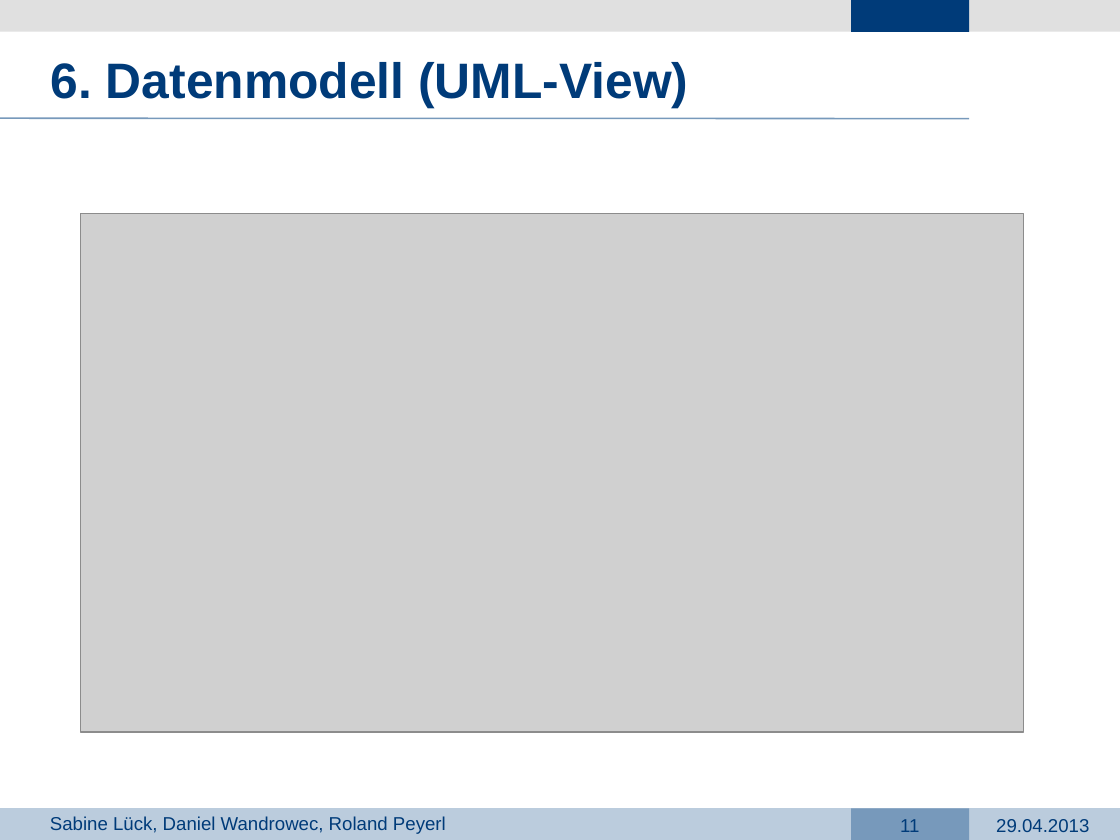
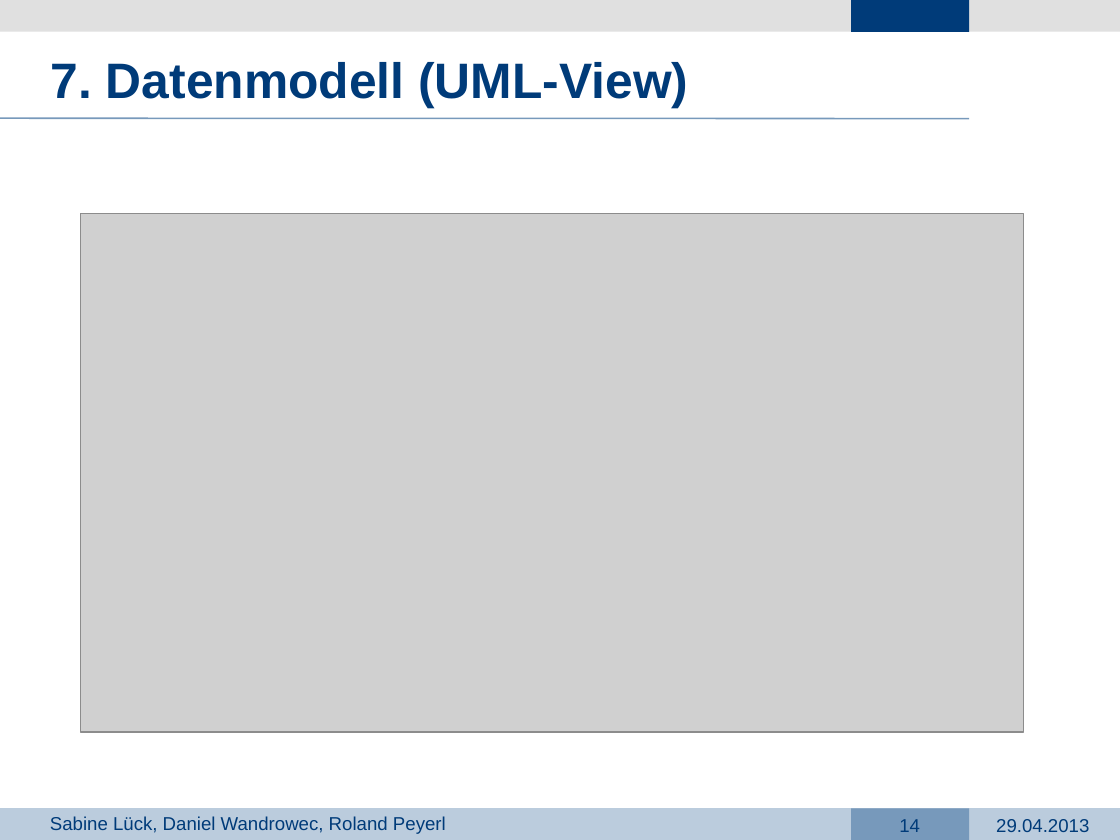
Before and after one commit to dark-saron/PRG4, a slide deck: slide 14 of Präsentation PRG4.pptx (slide 11 before the commit). Drawn at 1120x840 pixels with LibreOffice and Linux fonts; fonts in the diff are those of the drawing; grey boxes stand for pictures; background and template pictures are left out. Boxes give left, top, right and bottom in pixels: in the first picture for what was removed or moved away, otherwise in the second. Text is boxed around its words. In the diff, an @@ line names an element or a change of style, - is before the commit and + after.

```diff
--- a/Präsentation PRG4.pptx
+++ b/Präsentation PRG4.pptx
@@ text at [51, 62, 688, 109]: text changed @@
-6. Datenmodell (UML-View)
+7. Datenmodell (UML-View)
@@ page number at [899, 819, 920, 832]: text changed @@
-11
+14
```
Also in this commit, not shown: 10 other slides changed, 3 slides added, 4 other files.
